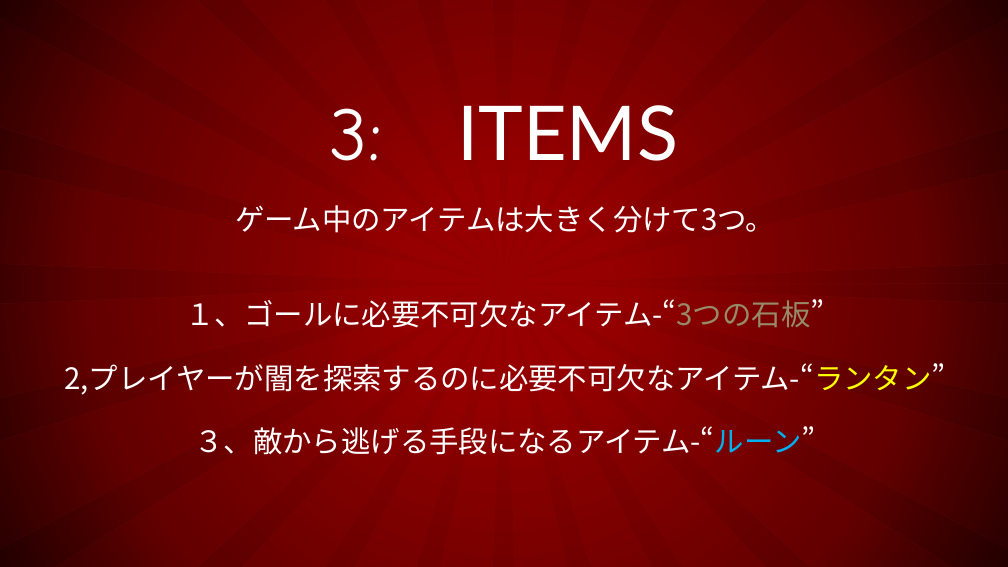
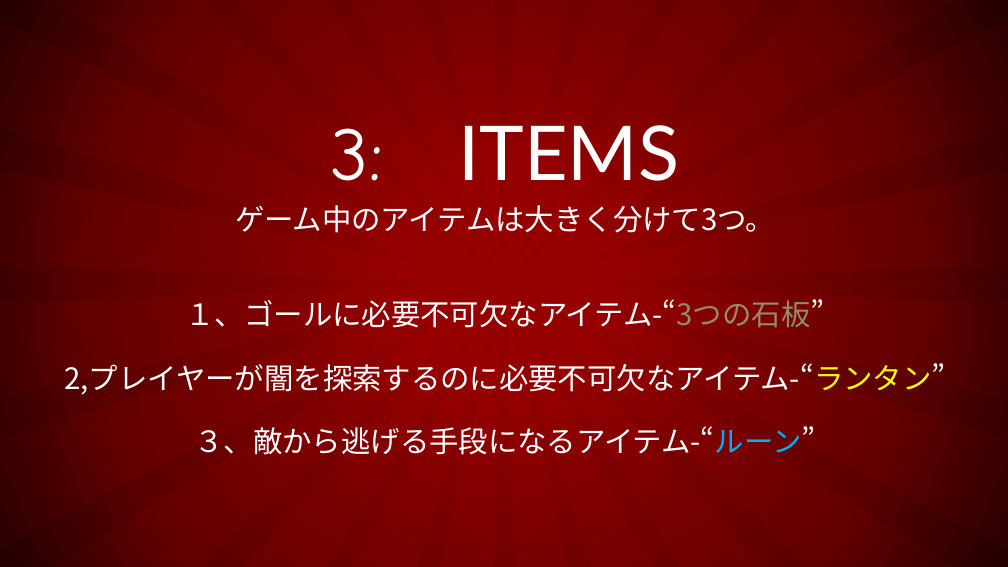
Before and after one commit to 1816025/UE4-Project, a slide deck: slide 7 of TEAM2020.pptx. Drawn at 1008x567 pixels with LibreOffice and Linux fonts; fonts in the diff are those of the drawing. Boxes give left, top, right and bottom in pixels: in the first picture for what was removed or moved away, otherwise in the second. Text is boxed around its words. In the diff, an @@ line names an element or a change of style, - is before the commit and + after.

```diff
--- a/TEAM2020.pptx
+++ b/TEAM2020.pptx
@@ title "3: ITEMS": place and size @@
-title "3: ITEMS" at [330,105,678,161]
+title "3: ITEMS" at [331,125,679,181]
```
Also in this commit, not shown: 6 other slides changed, 3 other files.
